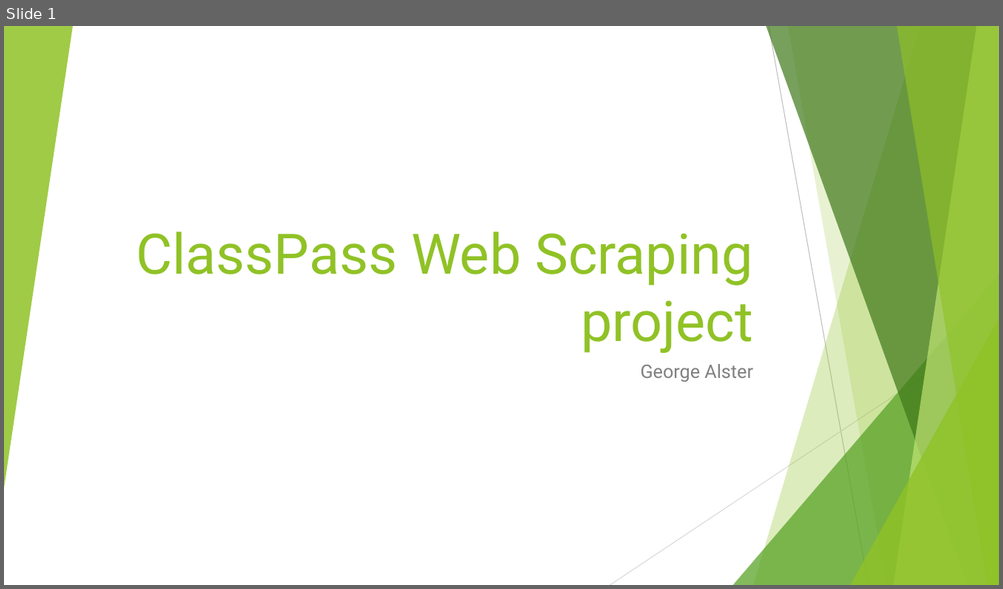
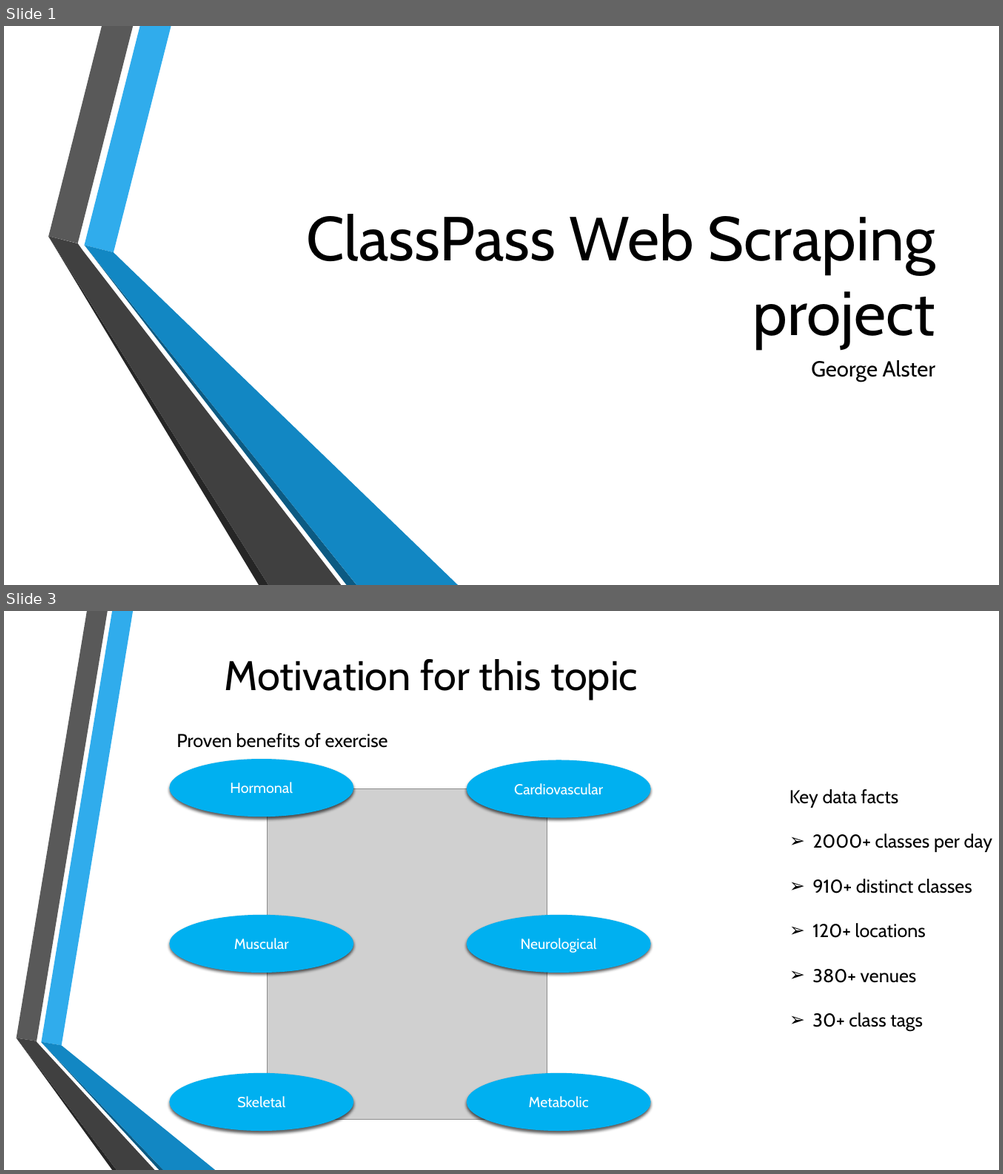
Before and after one commit to Alster96/Scraping_ClassPass, a slide deck: Final presentation.pptx. Shown one above the other, each under a label of ours: slide 1 before the commit, slides 1 and 3 after it; the slides between them are not shown. The pictures are 1003x589 and 1003x1174 pixels, drawn with LibreOffice and Linux fonts; fonts in the diff are those of the drawing; grey boxes stand for pictures; background and template pictures are left out. Boxes give left, top, right and bottom in pixels: in the first picture for what was removed or moved away, otherwise in the second. Text is boxed around its words. In the diff, an @@ line names an element or a change of style, - is before the commit and + after.

```diff
--- a/Final presentation.pptx
+++ b/Final presentation.pptx
@@ slide 3 added at (4, 611, 999, 1170), background picture (left out) @@
@@ title added at (225, 659, 638, 700), 40 pt, text #000000 @@
+Motivation for this topic
@@ text added at (176, 733, 388, 748), 18 pt, text #000000 @@
+Proven benefits of exercise
@@ group added at (170, 759, 651, 1132): 6 ellipses, 1 picture @@
+Cardiovascular
+Muscular
+Neurological
+Metabolic
+Skeletal
+Hormonal
@@ text added at (789, 789, 992, 1031), 18 pt, text #000000 @@
+Key data facts
+➢ 2000+ classes per day
+➢ 910+ distinct classes
+➢ 120+ locations
+➢ 380+ venues
+➢ 30+ class tags
@@ group added at (16, 611, 215, 1170): 6 freeform shapes @@
@@ slide 1 changed as well @@
@@ group removed at (4, 26, 999, 585): 5 freeform shapes, 3 triangles, 2 lines @@
@@ title "ClassPass Web Scraping project": place and size @@
-title "ClassPass Web Scraping project" at (136, 232, 753, 353)
+title "ClassPass Web Scraping project" at (306, 214, 935, 349)
@@ title "ClassPass Web Scraping project" at (306, 214, 935, 349): size 54 to 60 pt, font Roboto to Cabin, text colour #90C226 to #000000 @@
@@ group added at (48, 26, 458, 585): 6 freeform shapes @@
@@ subtitle "George Alster": place and size @@
-subtitle "George Alster" at (640, 364, 753, 382)
+subtitle "George Alster" at (811, 360, 935, 383)
@@ subtitle "George Alster" at (811, 360, 935, 383): size 18 to 21 pt, font Roboto to Cabin, text colour #808080 to #000000 @@
```
Also in this commit, not shown: 1 other slide changed, 6 other slides added, 1 other file.
